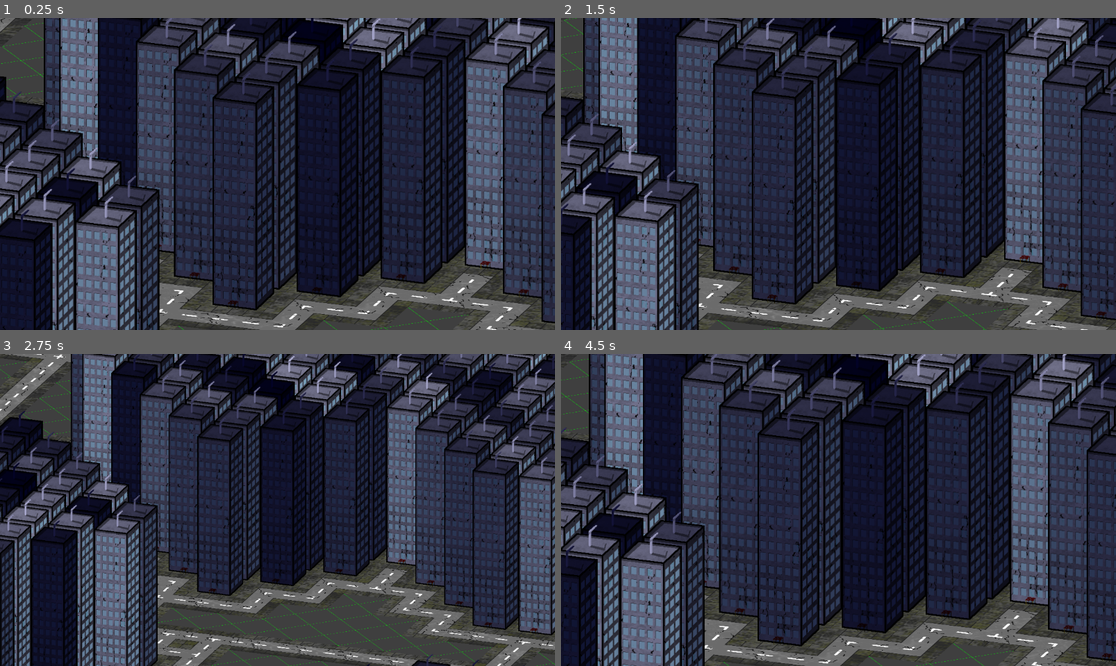
Above: before the commit, frames 1-4 (two rows, left to right).
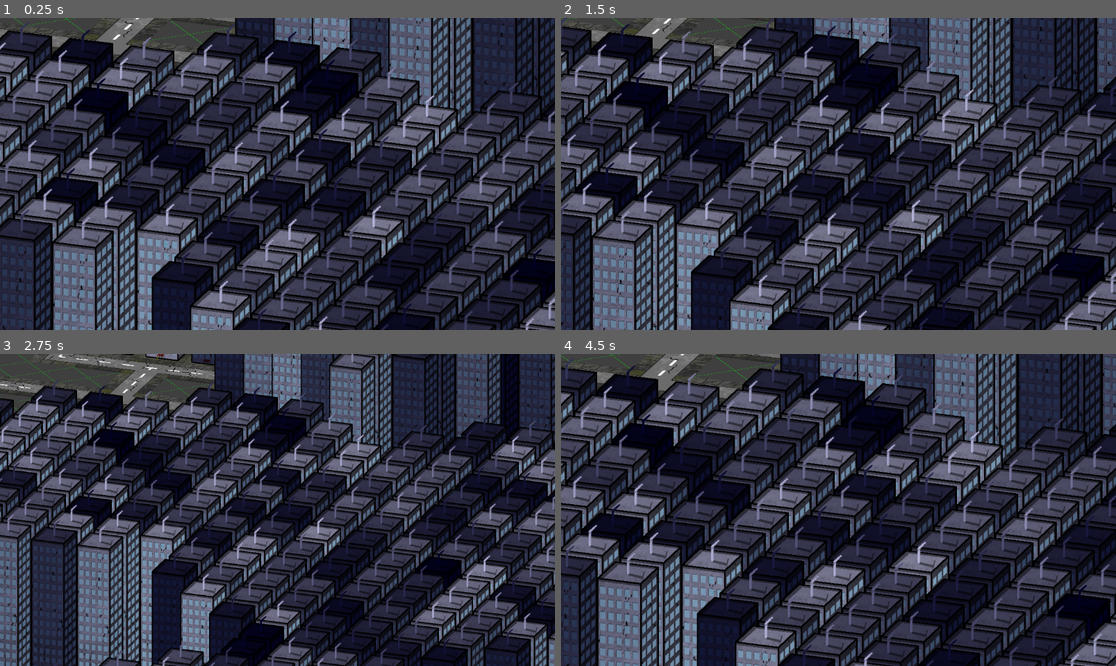
Above: after the commit, the same moments.

Repository: JudiTeller/smog-of-war
Game: Godot game, scene res://Scenes/main.tscn
Same seed, same stepped clock (60 frames per second), same inputs: the game is played once before the commit and once after it.
Inputs (mouse positions are in pixels of both pictures, inside the frame that each line leads up to):
- Up to frame 1 (0.25 s): no input
- Up to frame 2 (1.5 s): tap Enter at 0.5 s; move the mouse to (960, 158) at 0.52 s; hold Right (ui_right) 0.53-1.28 s; tap Mouse wheel down (wheel_down) at 0.6 s; click (960, 158) at 0.67 s; move the mouse to (727, 189) at 1.27 s; hold Down (ui_down) from 1.28 s (still down); tap Mouse wheel up (wheel_up) at 1.35 s; click (727, 189) at 1.42 s
- Up to frame 3 (2.75 s): move the mouse to (333, 441) at 2.02 s; release Down (ui_down) at 2.03 s; hold Right (ui_right) from 2.03 s (still down); tap Mouse wheel down (wheel_down) at 2.1 s; click (333, 441) at 2.17 s
- Up to frame 4 (4.5 s): move the mouse to (810, 572) at 2.77 s; release Right (ui_right) at 2.78 s; hold Up (ui_up) 2.78-3.53 s; tap Mouse wheel up (wheel_up) at 2.85, 4.35 s; click (810, 572) at 2.92 s; move the mouse to (1005, 556) at 3.52 s; hold Left (ui_left) from 3.53 s (still down); tap Mouse wheel down (wheel_down) at 3.6 s; click (1005, 556) at 3.67 s; move the mouse to (672, 463) at 4.27 s; click (672, 463) at 4.42 s

The runs differ from the first frame. In frame 1, 64% of the frame differs, in the area x 0-100%, y 0-100%; in frame 2, 65%; in frame 3, 66%; in frame 4, 65%.

Commit message:
added z-index check | placement check

Diff:
--- a/Scenes/Systems.tscn
+++ b/Scenes/Systems.tscn
@@ -10,9 +10,11 @@
 script = ExtResource("1_xf32u")
 
 [node name="HoverSprite" type="Sprite2D" parent="ClickManager"]
+z_index = 4096
 
 [node name="BuildingManager" type="Node2D" parent="."]
 script = ExtResource("2_mq55y")
 
 [node name="RessourceManager" type="Node2D" parent="."]
 script = ExtResource("3_7vbec")
+InfinitePeople = true
--- a/Scenes/main.tscn
+++ b/Scenes/main.tscn
@@ -114,7 +114,7 @@
 [node name="World" type="Node2D" parent="."]
 unique_name_in_owner = true
 script = ExtResource("2_d10tl")
-WORLD_SIZE = 75
+WORLD_SIZE = 100
 BUILDINGS = Array[PackedScene]([ExtResource("3_3261g")])
 GAIN = 0.3
 DILATE_AMOUNT = 4
@@ -131,8 +131,8 @@
 tile_set = SubResource("TileSet_ftaoo")
 cell_quadrant_size = 128
 format = 2
-layer_0/name = "Steets"
-layer_1/name = "Fountain"
+layer_0/name = "Ground"
+layer_1/name = "Fundament"
 layer_1/enabled = true
 layer_1/modulate = Color(1, 1, 1, 1)
 layer_1/y_sort_enabled = false
--- a/core/Building/Building.gd
+++ b/core/Building/Building.gd
@@ -4,6 +4,7 @@
 
 @export var BrokenSprite: Sprite2D
 @export var RepairedSprite: Sprite2D
+@export var SpriteOffset: Vector2 = Vector2.ZERO
 @export var Name: String
 @export var Description: String
 @export var Cost: int
@@ -46,3 +47,6 @@
 
 func isPlaced():
     return placed
+
+func get_sprite_offset():
+    return SpriteOffset
--- a/core/Building/BuildingManager.gd
+++ b/core/Building/BuildingManager.gd
@@ -8,16 +8,20 @@
 var buildings = []
 var selected_building = null
 
-func canPlace(pos, building):
-    return true # TODO: check if building can be placed
+func global_to_map(pos) -> Vector2i:
+    var map_pos = tileMap.local_to_map(tileMap.to_local(pos))
+    return Vector2i(map_pos.x, map_pos.y)
+
+func canPlace(pos: Vector2i, building: Building):
+    return worldGen.isTileEmpty(global_to_map(pos)) # TODO: add size check
 
 func placeBuilding(pos, building: Building):
     if !canPlace(pos, building):
         return false
-    var tile_pos = tileMap.local_to_map(pos)
+    var tile_pos = global_to_map(pos)
     building.set_building_position(tile_pos)
     building.place_building()
 
-    worldGen.place_building_at_tile(tile_pos, building, true)
+    worldGen.place_building_at_tile(tile_pos, building, true, building.get_sprite_offset())
     buildings.append(building)
     return true
--- a/core/World/WorldGen.gd
+++ b/core/World/WorldGen.gd
@@ -5,7 +5,6 @@
 @export_group("World")
 @export var WORLD_SIZE:int = 200
 @export var BUILDINGS: Array[PackedScene]
-@export var BUILDING_OFFSET = 24
 @export var BUILDING_TINT = Color(0.0, 0.0, 0.2, 1.0)
 
 @export_group("Generation Settings")
@@ -23,7 +22,7 @@
 @onready var Buildings = $Buildings
 @onready var WorldTileMap = $WorldTileMap
 
-const target_tile_id = 1
+const BUILDING_DEFAULT_OFFSET = 24
 var randomGen = RandomNumberGenerator.new()
 var noodleNoise
 
@@ -204,23 +203,19 @@
     for x in range(-size, upper):
         for y in range(-size, upper):
             var pixel = noodleNoise.get_pixel(x + size, y + size).r
-            if pixel == 1.0:
-                place_building_at_tile(Vector2(x, y))
-                WorldTileMap.set_cell(1, Vector2(x, y), 0, Vector2(3, 3))
-            elif pixel > 0.0:
+            if pixel == 1.0: # House
+                var random_choice: Node2D = BUILDINGS[randomGen.randi_range(0, BUILDINGS.size() - 1)].instantiate()
+                var sprite = random_choice.get_node("Broken")
+                place_building_at_tile(Vector2(x, y), random_choice, false, Vector2(0, sprite.texture.get_height() / 2 - BUILDING_DEFAULT_OFFSET))
+            elif pixel > 0.0: # Street
                 streets.append(Vector2(x, y))
-            else:
+            else: # Nothing
                 WorldTileMap.set_cell(0, Vector2(x, y), 1, Vector2(0, 0))
 
     WorldTileMap.set_cells_terrain_connect(0, streets, 0, 0)
 
 # Function to place building at tile
-func place_building_at_tile(tileCords: Vector2, building: Building = null, skipTint: bool = false):
-    var new_building = building
-    if new_building == null:
-        var random_choice = BUILDINGS[randomGen.randi_range(0, BUILDINGS.size() - 1)]
-        new_building = random_choice.instantiate()
-
+func place_building_at_tile(tileCords: Vector2, new_building: Node2D, skipTint: bool = false, offset: Vector2 = Vector2.ZERO):
     var sprite = new_building.get_node("Broken")
 
     # random tint of base_color for the sprite
@@ -230,9 +225,22 @@
         sprite.modulate = tintColor
 
     sprite.position = WorldTileMap.to_global(WorldTileMap.map_to_local(tileCords))
-    sprite.position.y -= sprite.texture.get_height() / 2 - BUILDING_OFFSET
-
+    sprite.position.y -= offset.y
+
+    new_building.z_index = int(tileCords.y) + int((WORLD_SIZE/2.0)) # Formula = y_pos + the half of the world size to start at 0
+    # Foundation
+    WorldTileMap.set_cell(1, tileCords, 0, Vector2(3, 3))
     Buildings.add_child(new_building)
+
+func isTileEmpty(tileCords: Vector2i) -> bool:
+    # check if tile exists
+    var cells = WorldTileMap.get_used_cells(0)
+    var index = cells.find(tileCords)
+    if index == -1:
+        return false
+    var found_tile_pos = cells[index]
+    # check if tile is empty
+    return WorldTileMap.get_cell_atlas_coords(0, found_tile_pos) == Vector2i(0, 0)
 
 func getTileMap():
     return WorldTileMap
